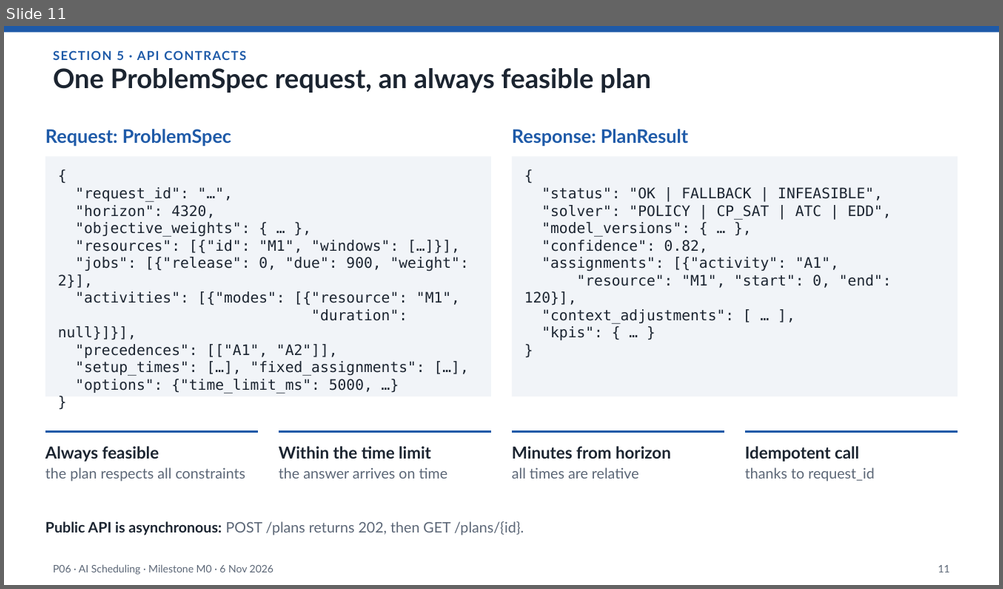
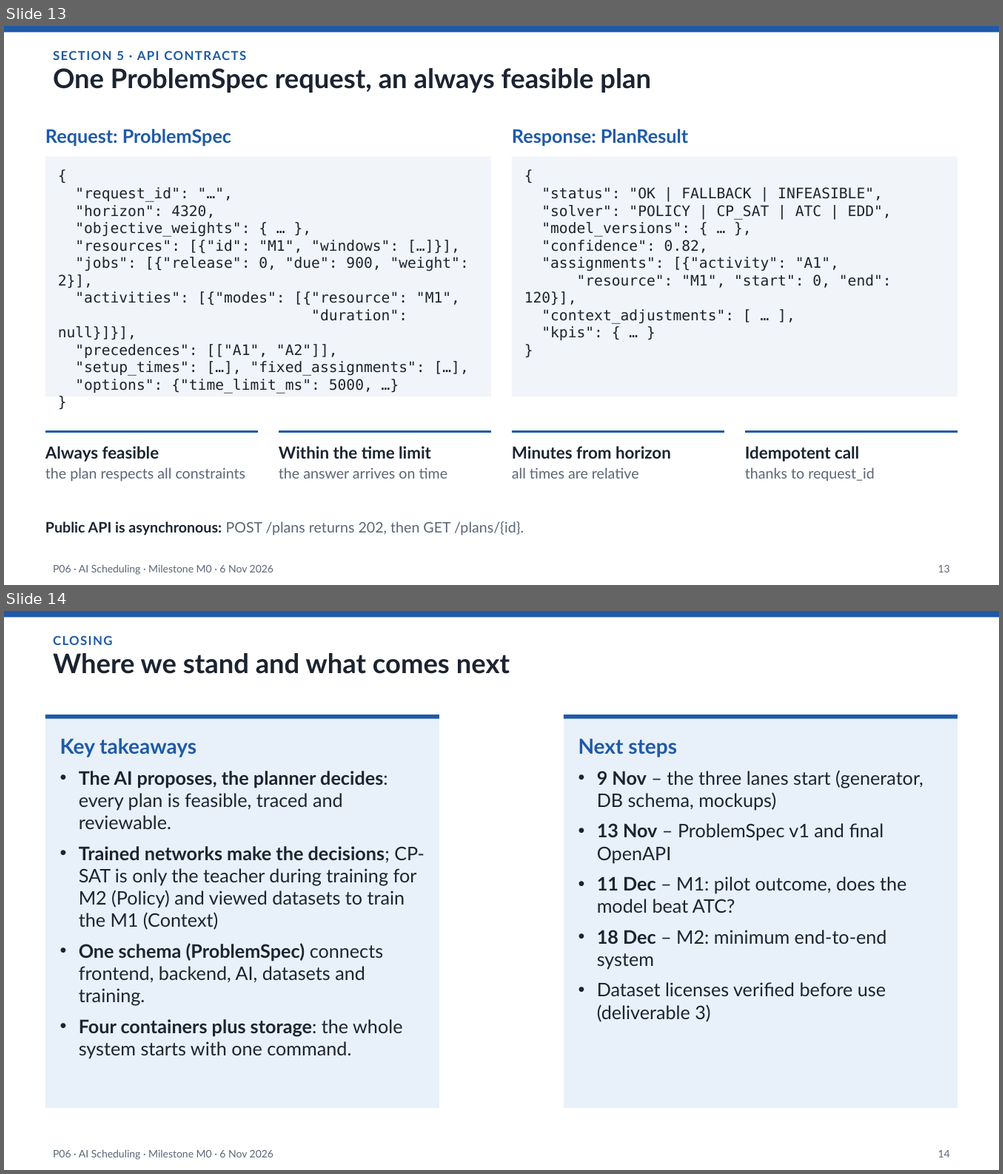
Before and after one commit to Pieruc/Scheduling, a slide deck: Presentazione/P06-6Nov-v1.pptx. Shown one above the other, each under a label of ours: slide 11 before the commit, slides 13 and 14 after it. The pictures are 1003x589 and 1003x1174 pixels, drawn with LibreOffice and Linux fonts; fonts in the diff are those of the drawing. Boxes give left, top, right and bottom in pixels: in the first picture for what was removed or moved away, otherwise in the second. Text is boxed around its words. In the diff, an @@ line names an element or a change of style, - is before the commit and + after.

```diff
--- a/Presentazione/P06-6Nov-v1.pptx
+++ b/Presentazione/P06-6Nov-v1.pptx
@@ slide 14 added at [4, 611, 999, 1170], background #FFFFFF @@
@@ rectangle added at [4, 611, 999, 617], fill #1E5AA8 @@
@@ title added at [53, 653, 509, 674], 26 pt, text #1B2430, bold @@
+Where we stand and what comes next
@@ text added at [53, 635, 112, 645], 12 pt, text #1E5AA8, bold @@
+CLOSING
@@ rectangle added at [45, 715, 440, 1109], fill #E8F0FA @@
@@ rectangle added at [45, 715, 440, 719], fill #1E5AA8 @@
@@ rectangle added at [563, 715, 958, 1109], fill #E8F0FA @@
@@ rectangle added at [563, 715, 958, 719], fill #1E5AA8 @@
@@ text added at [60, 738, 424, 1059], 18 pt, text #1B2430 @@
+Key takeaways
+• The AI proposes, the planner decides: every plan is feasible, traced and reviewable.
+• Trained networks make the decisions; CP-SAT is only the teacher during training for M2 (Policy) and viewed datasets to train the M1 (Context)
+• One schema (ProblemSpec) connects frontend, backend, AI, datasets and training.
+• Four containers plus storage: the whole system starts with one command.
@@ text added at [578, 738, 923, 1022], 18 pt, text #1B2430 @@
+Next steps
+• 9 Nov – the three lanes start (generator, DB schema, mockups)
+• 13 Nov – ProblemSpec v1 and final OpenAPI
+• 11 Dec – M1: pilot outcome, does the model beat ATC?
+• 18 Dec – M2: minimum end-to-end system
+• Dataset licenses verified before use (deliverable 3)
@@ text added at [53, 1150, 273, 1160], 10 pt, text #5B6676 @@
+P06 · AI Scheduling · Milestone M0 · 6 Nov 2026
@@ page number added at [938, 1150, 950, 1158], 10 pt, text #5B6676 @@
+14
@@ what was slide 11 is now slide 13 @@
@@ page number at [938, 565, 950, 573]: text changed @@
-11
+13
```
Also in this commit, not shown: 4 slides changed, 2 other slides added, 1 slide removed, 1 other file.
